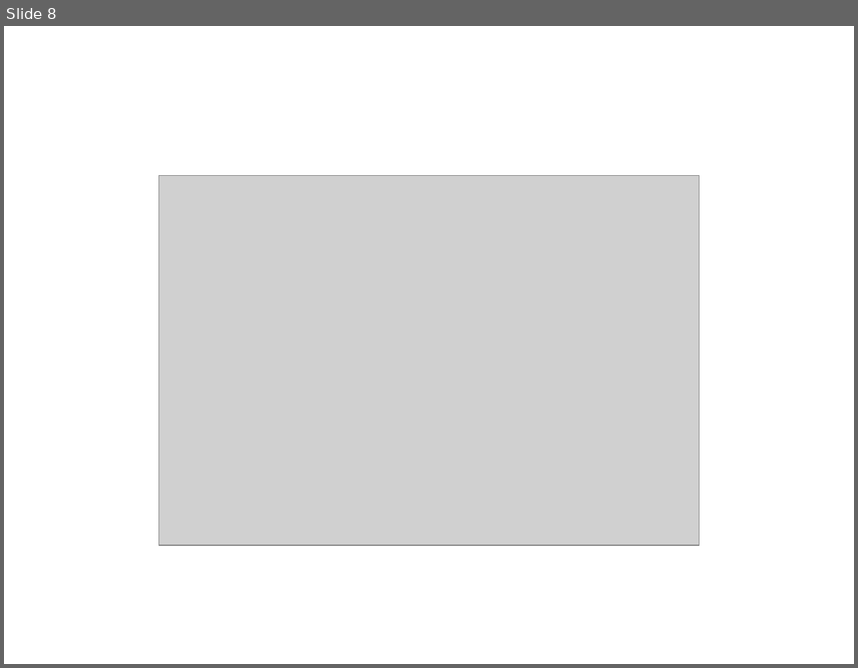
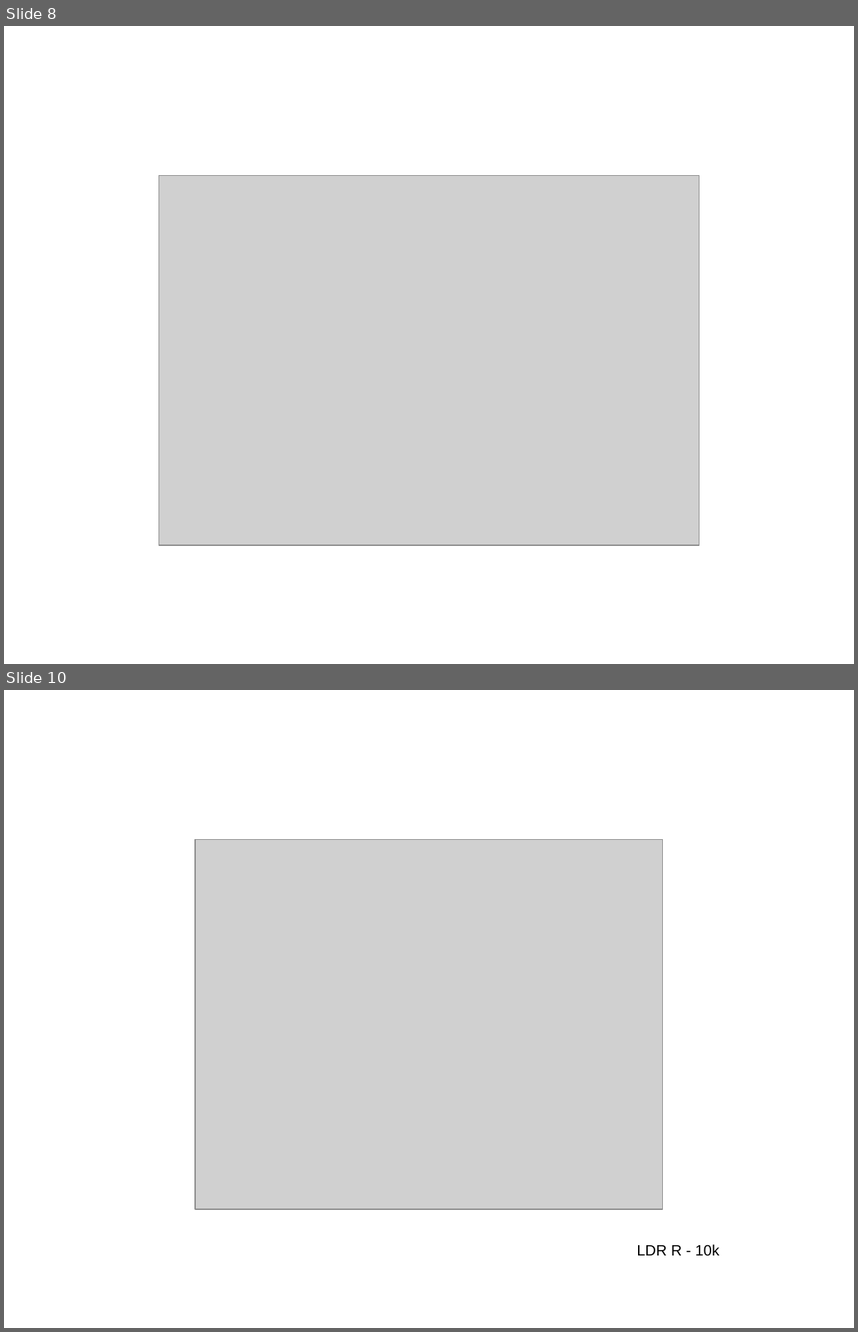
Before and after one commit to dhayanithivijayan/LearnIt, a slide deck: Arduino/DayThree.odp. Shown one above the other, each under a label of ours: slide 8 before the commit, slides 8 and 10 after it; the slides between them are not shown. The pictures are 858x668 and 858x1332 pixels, drawn with LibreOffice and Linux fonts; fonts in the diff are those of the drawing; grey boxes stand for pictures. Boxes give left, top, right and bottom in pixels: in the first picture for what was removed or moved away, otherwise in the second. Text is boxed around its words. In the diff, an @@ line names an element or a change of style, - is before the commit and + after.

```diff
--- a/Arduino/DayThree.odp
+++ b/Arduino/DayThree.odp
@@ slide 10 added at [4,690,854,1328], background #FFFFFF @@
@@ picture added at [195,839,663,1208] @@
@@ text added at [637,1244,720,1256], 14 pt, text #000000 @@
+LDR R - 10k
```
Also in this commit, not shown: 1 slide changed, 3 other slides added, 9 other files.
